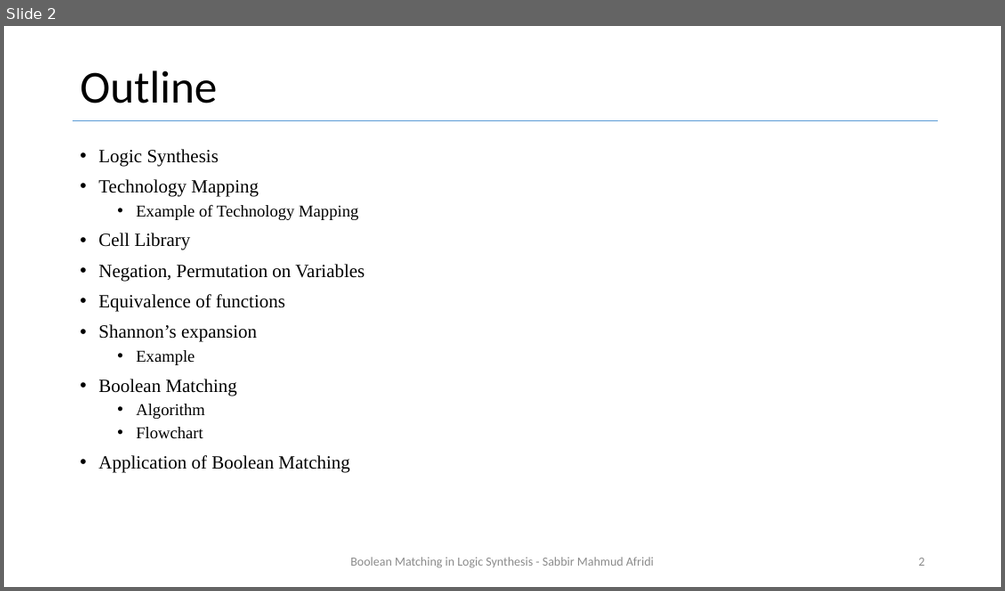
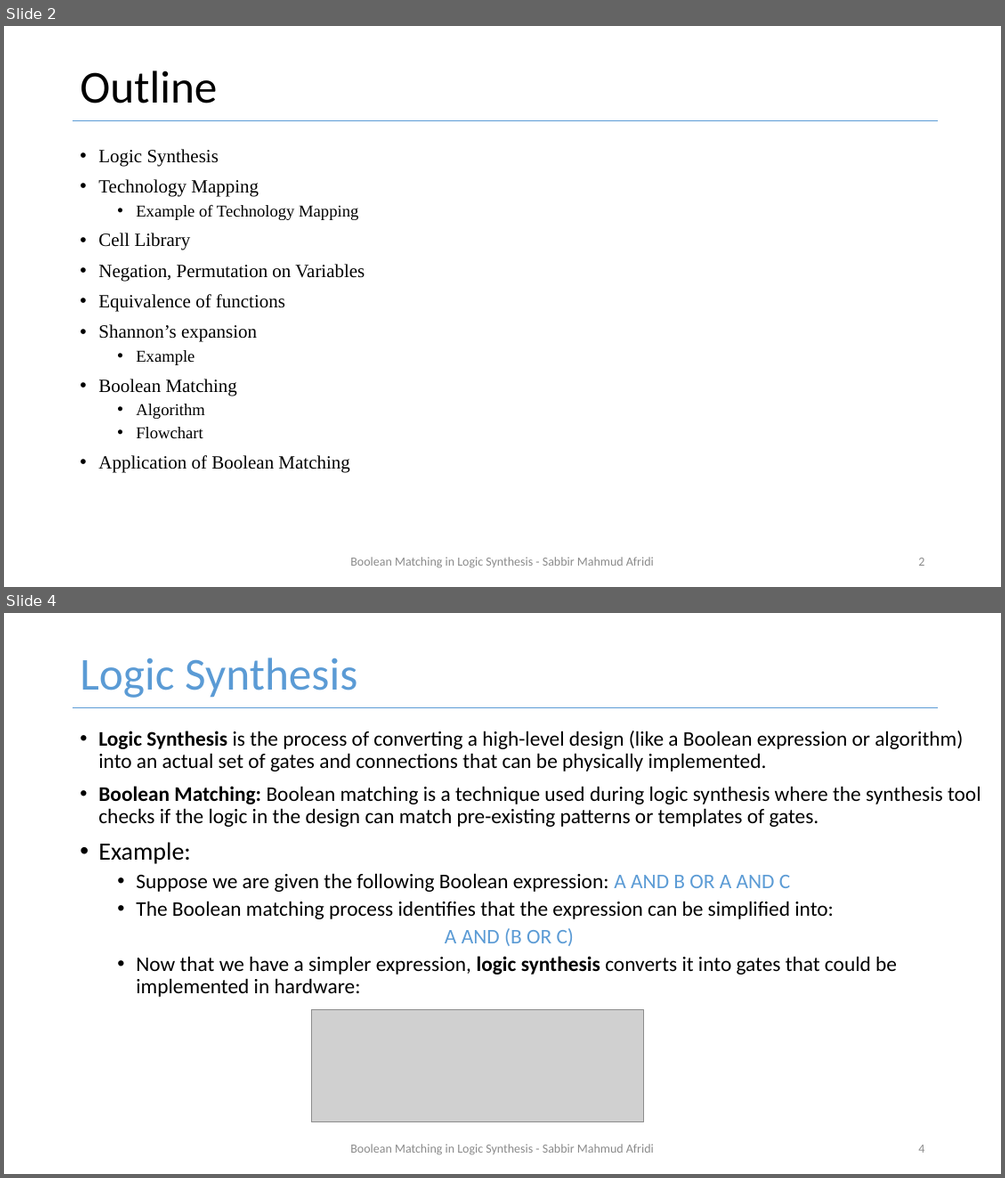
Before and after one commit to smahmuddz/logicSynthesis, a slide deck: Presentation.pptx. Shown one above the other, each under a label of ours: slide 2 before the commit, slides 2 and 4 after it; the slides between them are not shown. The pictures are 1005x591 and 1005x1178 pixels, drawn with LibreOffice and Linux fonts; fonts in the diff are those of the drawing; grey boxes stand for pictures. Boxes give left, top, right and bottom in pixels: in the first picture for what was removed or moved away, otherwise in the second. Text is boxed around its words. In the diff, an @@ line names an element or a change of style, - is before the commit and + after.

```diff
--- a/Presentation.pptx
+++ b/Presentation.pptx
@@ slide 4 added at [4,613,1001,1174], background #FFFFFF @@
@@ title added at [80,657,357,698], 44 pt, text #5B9BD5 @@
+Logic Synthesis
@@ line added from (73, 707) to (938, 707), #5B9BD5 0.5 pt @@
@@ text added at [98,730,981,997], 20 pt, text #000000 @@
+• Logic Synthesis is the process of converting a high-level design (like a Boolean expression or algorithm) into an actual set of gates and connections that can be physically implemented.
+• Boolean Matching: Boolean matching is a technique used during logic synthesis where the synthesis tool checks if the logic in the design can match pre-existing patterns or templates of gates.
+• Example:
+  • Suppose we are given the following Boolean expression: A AND B OR A AND C
+  • The Boolean matching process identifies that the expression can be simplified into:
+  A AND (B OR C)
+  • Now that we have a simpler expression, logic synthesis converts it into gates that could be implemented in hardware:
@@ picture added at [311,1009,644,1121] @@
@@ text added at [350,1143,654,1155], 12 pt, text #8C8C8C @@
+Boolean Matching in Logic Synthesis - Sabbir Mahmud Afridi
@@ page number added at [918,1144,924,1152], 12 pt, text #8C8C8C @@
+4
```
Also in this commit, not shown: 30 slides changed, 1 other slide added.
